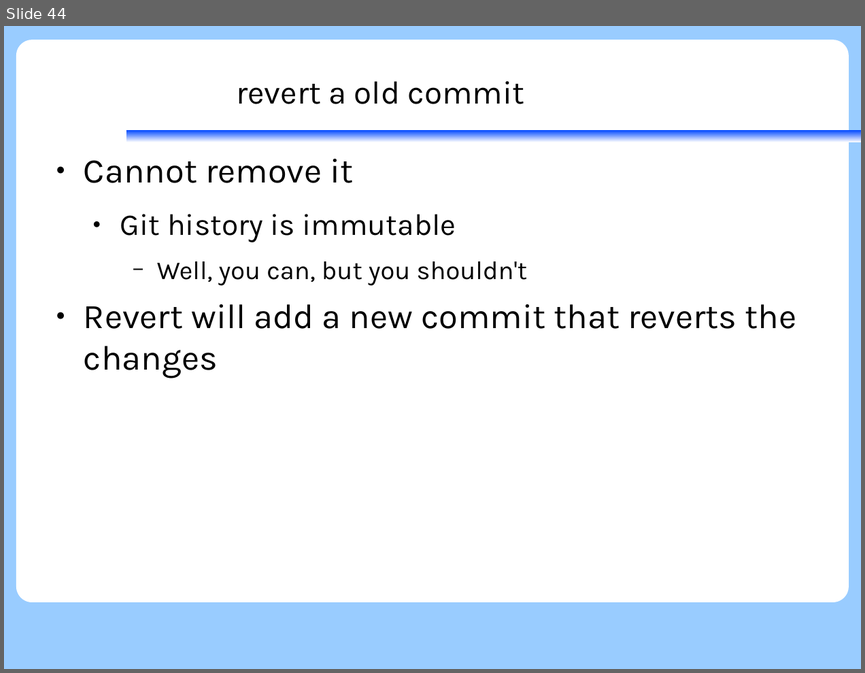
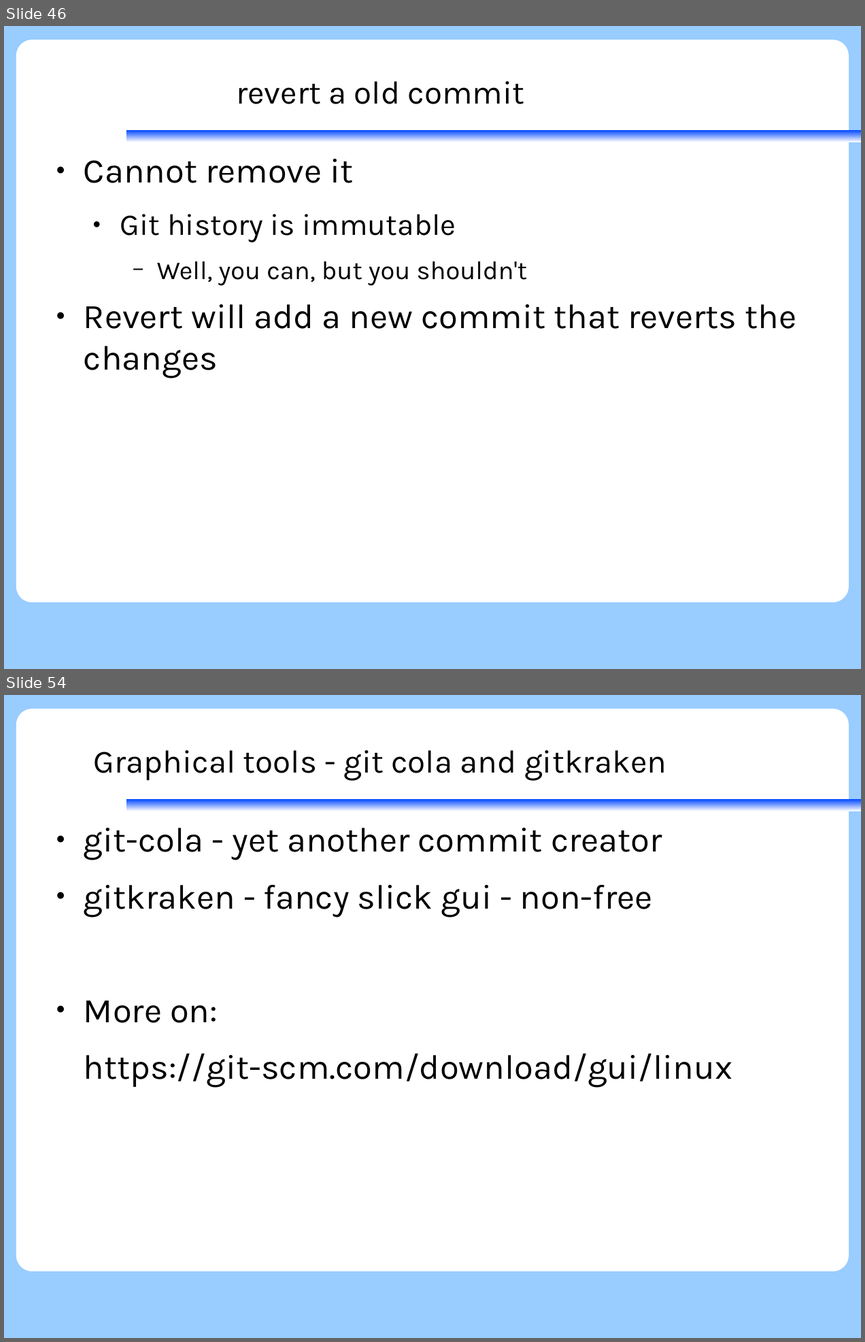
Before and after one commit to KennethNielsen/presentations, a slide deck: gitworkshop/gitworkshop.odp. Shown one above the other, each under a label of ours: slide 44 before the commit, slides 46 and 54 after it; the slides between them are not shown. The pictures are 865x673 and 865x1342 pixels, drawn with LibreOffice and Linux fonts; fonts in the diff are those of the drawing; background and template pictures are left out. Boxes give left, top, right and bottom in pixels: in the first picture for what was removed or moved away, otherwise in the second. Text is boxed around its words. In the diff, an @@ line names an element or a change of style, - is before the commit and + after.

Commit message:
Section on tools and updates

```diff
--- a/gitworkshop/gitworkshop.odp
+++ b/gitworkshop/gitworkshop.odp
@@ slide 54 added at [4,695,861,1338], background #99CCFF; not listed: 2 template elements that a slide beside it also shows @@
@@ title added at [94,750,666,780], 30 pt, text #000000 @@
+Graphical tools - git cola and gitkraken
@@ text added at [84,828,732,1087], 32 pt, text #000000 @@
+● git-cola - yet another commit creator
+● gitkraken - fancy slick gui - non-free
+● More on:
+https://git-scm.com/download/gui/linux
@@ what was slide 44 is now slide 46 @@
```
Also in this commit, not shown: 7 slides changed, 10 other slides added, 1 other file.
